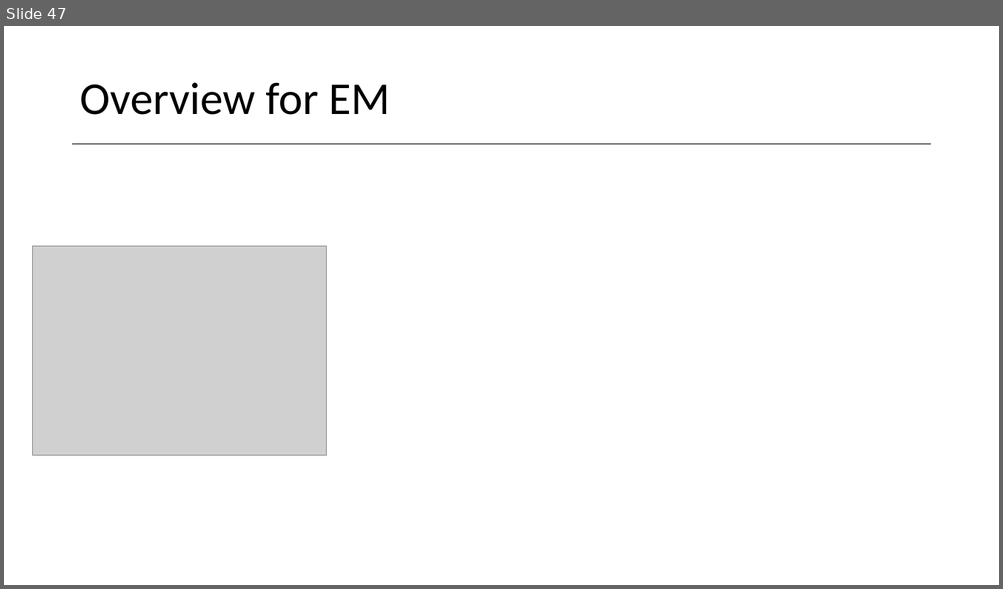
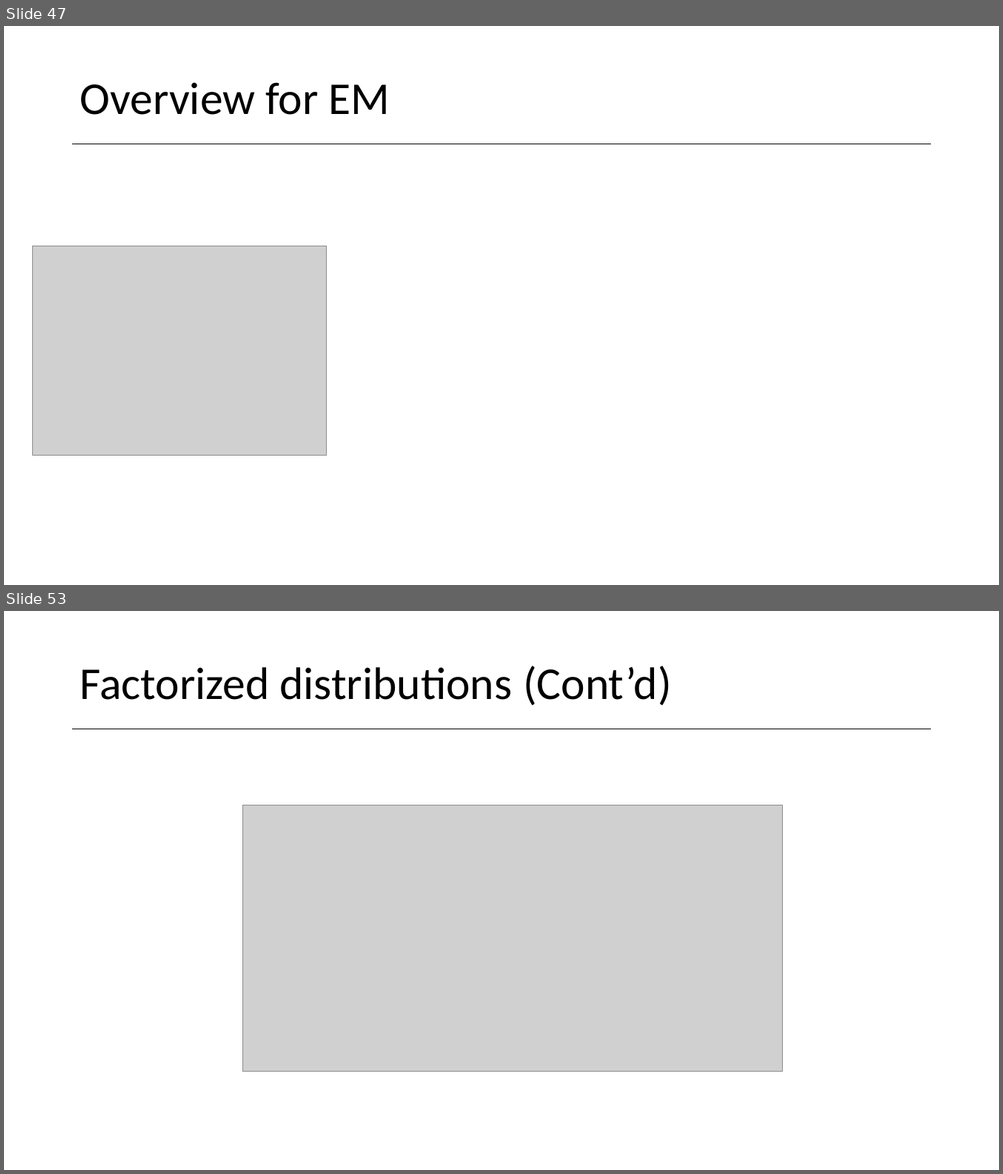
Before and after one commit to norman3/vi, a slide deck: vi.pptx. Shown one above the other, each under a label of ours: slide 47 before the commit, slides 47 and 53 after it; the slides between them are not shown. The pictures are 1003x589 and 1003x1174 pixels, drawn with LibreOffice and Linux fonts; fonts in the diff are those of the drawing; grey boxes stand for pictures. Boxes give left, top, right and bottom in pixels: in the first picture for what was removed or moved away, otherwise in the second. Text is boxed around its words. In the diff, an @@ line names an element or a change of style, - is before the commit and + after.

```diff
--- a/vi.pptx
+++ b/vi.pptx
@@ slide 53 added at (x1=4, y1=611, x2=999, y2=1170), background #FFFFFF; not listed: 1 template element that a slide beside it also shows @@
@@ title added at (x1=79, y1=666, x2=671, y2=706), 44 pt, text #000000 @@
+Factorized distributions (Cont’d)
@@ picture added at (x1=243, y1=806, x2=782, y2=1072) @@
```
Also in this commit, not shown: 1 slide changed, 4 other slides added.
